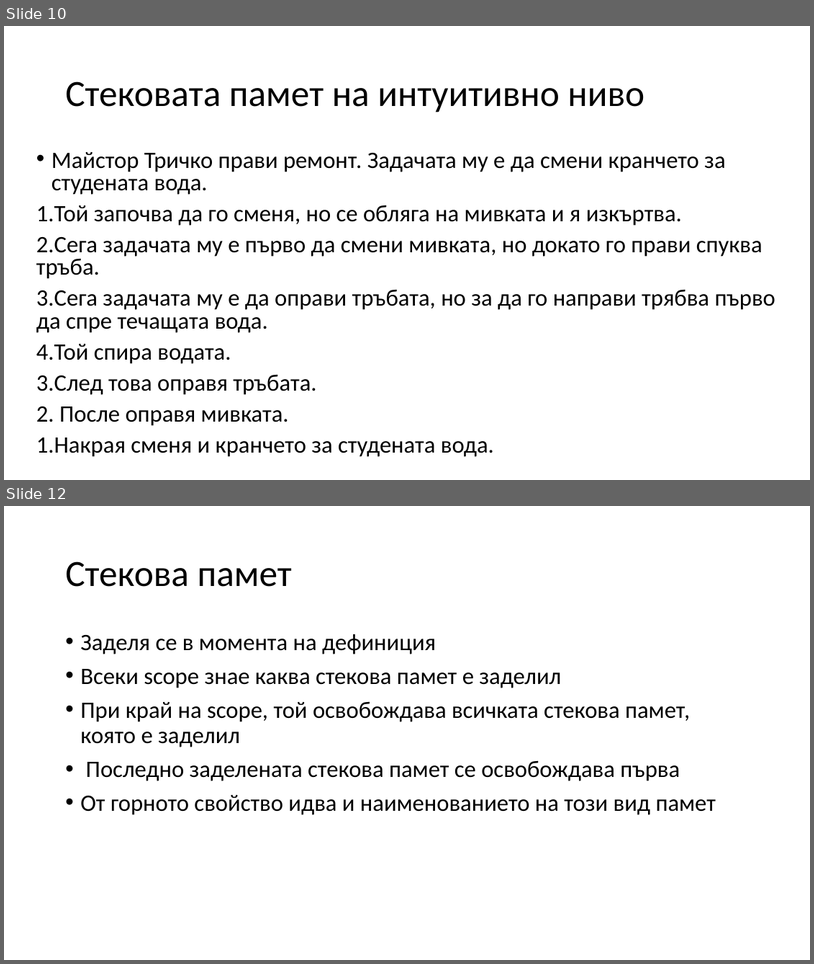
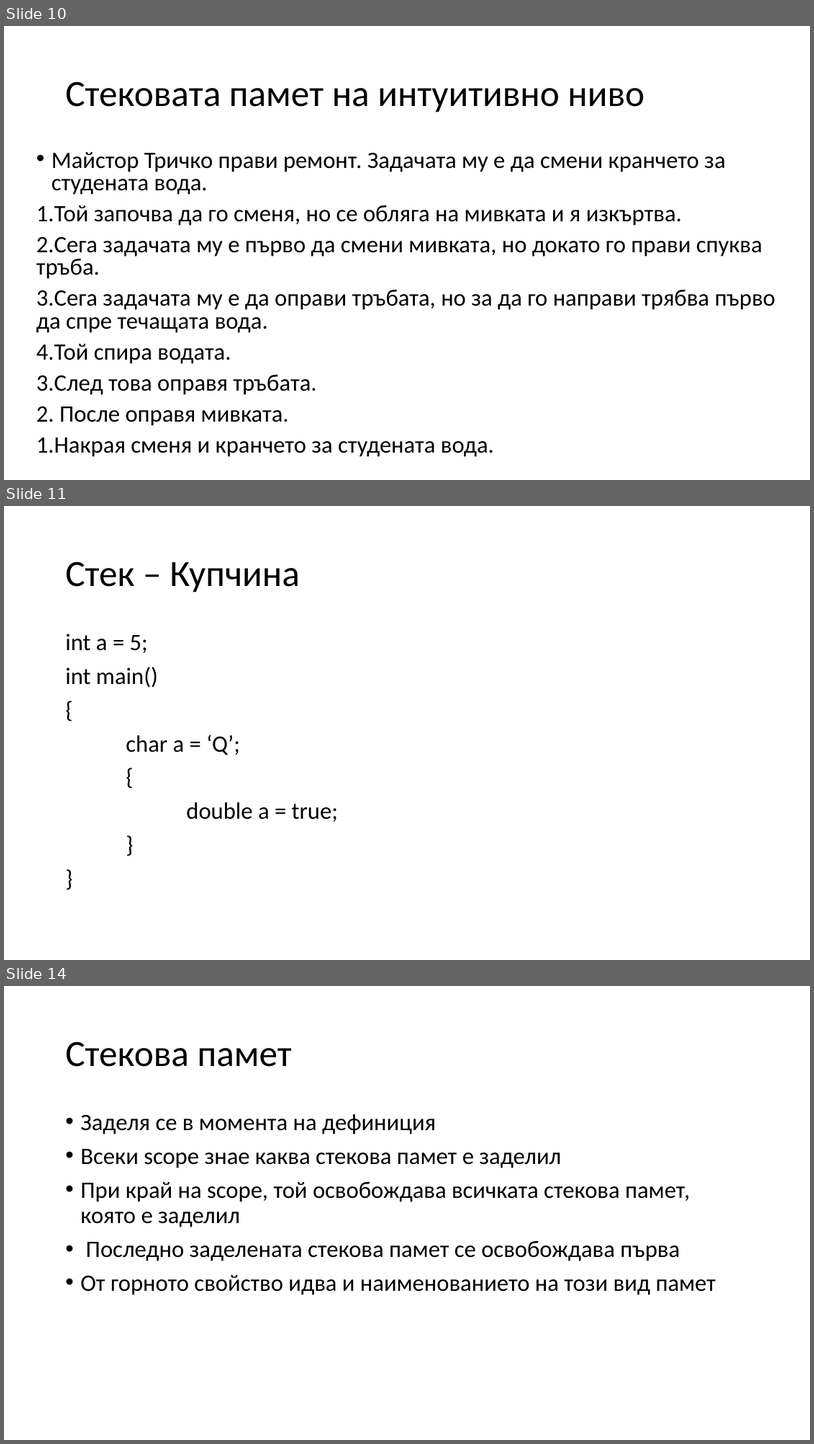
Before and after one commit to Mapmo/Uni-CPP, a slide deck: Introducing To Programming Materials/Consultation 3/Consultation3.pptx. Shown one above the other, each under a label of ours: slides 10 and 12 before the commit, slides 10, 11 and 14 after it; the slides between them are not shown. The pictures are 814x964 and 814x1444 pixels, drawn with LibreOffice and Linux fonts; fonts in the diff are those of the drawing. Boxes give left, top, right and bottom in pixels: in the first picture for what was removed or moved away, otherwise in the second. Text is boxed around its words. In the diff, an @@ line names an element or a change of style, - is before the commit and + after.

```diff
--- a/Introducing To Programming Materials/Consultation 3/Consultation3.pptx
+++ b/Introducing To Programming Materials/Consultation 3/Consultation3.pptx
@@ slide 11 added at [4,506,810,960], background #FFFFFF @@
@@ title added at [65,561,299,592], 44 pt, text #000000 @@
+Стек – Купчина
@@ text added at [65,633,338,821], 28 pt, text #000000 @@
+int a = 5;
+int main()
+{
+char a = ‘Q’;
+{
+double a = true;
+}
+}
@@ what was slide 12 is now slide 14 @@
```
Also in this commit, not shown: 8 slides changed, 1 other slide added, 1 other file.
